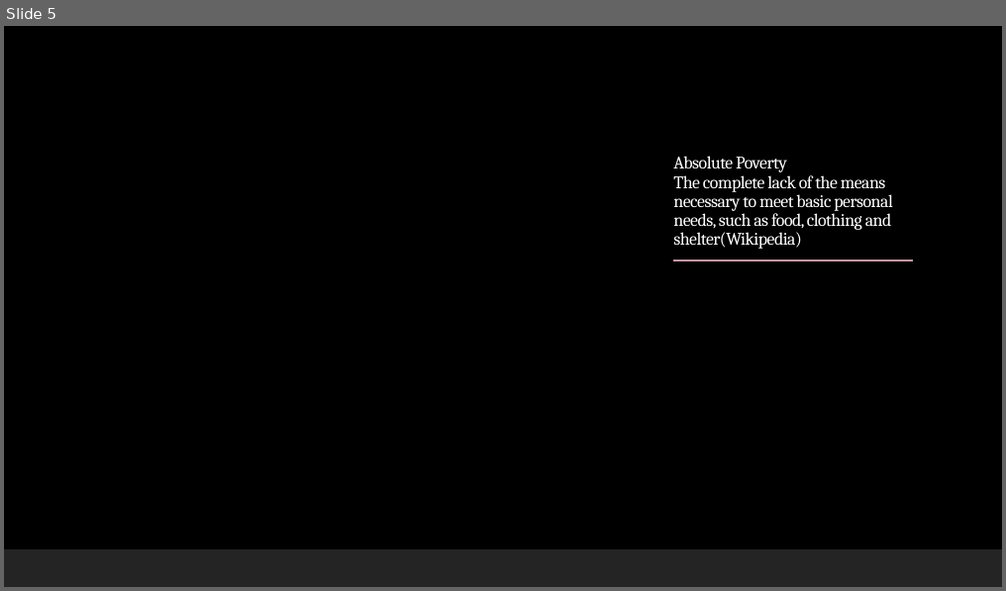
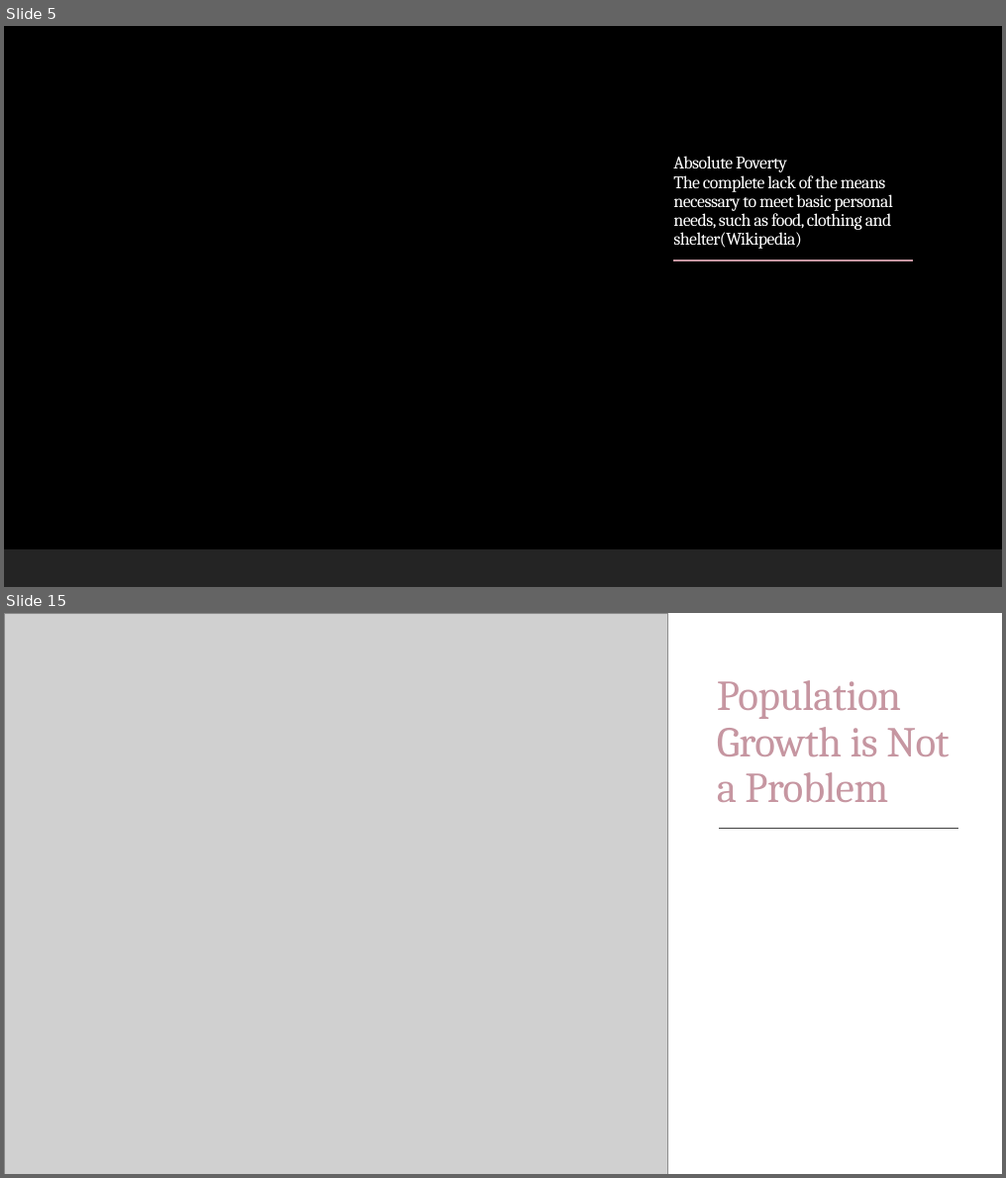
Before and after one commit to furawa/OC_data_analyst_projects, a slide deck: 01_public_health_study/public_health_study_presentation.pptx. Shown one above the other, each under a label of ours: slide 5 before the commit, slides 5 and 15 after it; the slides between them are not shown. The pictures are 1006x591 and 1006x1178 pixels, drawn with LibreOffice and Linux fonts; fonts in the diff are those of the drawing; grey boxes stand for pictures; background and template pictures are left out. Boxes give left, top, right and bottom in pixels: in the first picture for what was removed or moved away, otherwise in the second. Text is boxed around its words. In the diff, an @@ line names an element or a change of style, - is before the commit and + after.

```diff
--- a/01_public_health_study/public_health_study_presentation.pptx
+++ b/01_public_health_study/public_health_study_presentation.pptx
@@ slide 15 added at <box>4,613,1002,1174</box>, background #FFFFFF; not listed: 1 template element that a slide beside it also shows @@
@@ picture added at <box>4,613,668,1174</box> @@
@@ rectangle added at <box>5,613,1002,1174</box>, fill #FFFFFF @@
@@ title added at <box>717,680,948,802</box>, 41 pt, text #C696A1 @@
+Population Growth is Not a Problem
@@ line added from (719, 829) to (958, 829), #404040 1 pt @@
```
Also in this commit, not shown: 2 slides changed, 19 other slides added, 3 other files.
